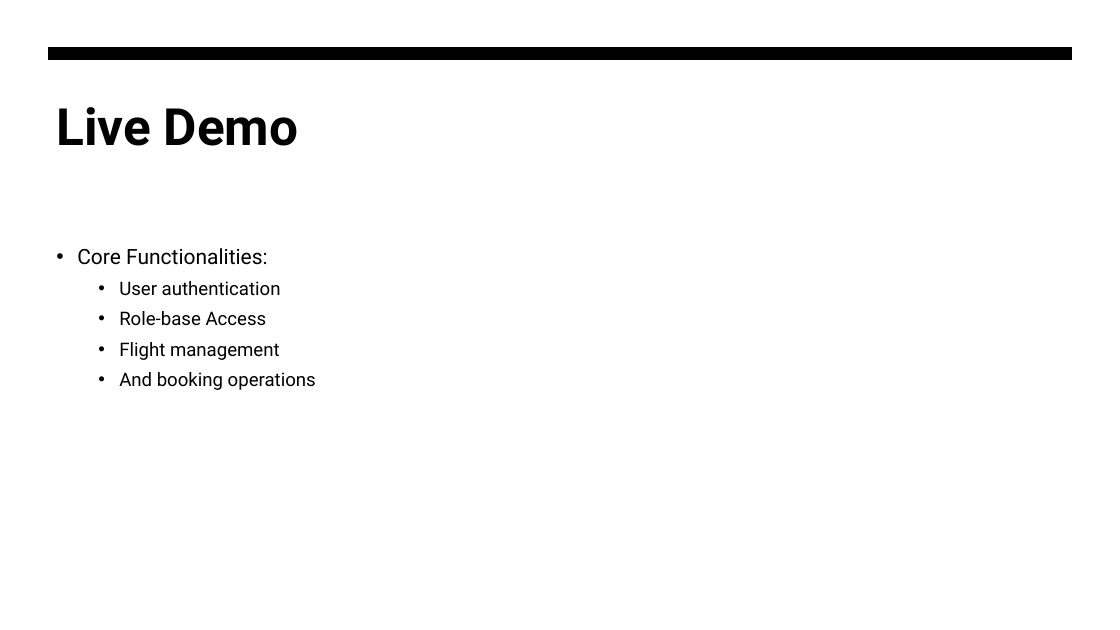
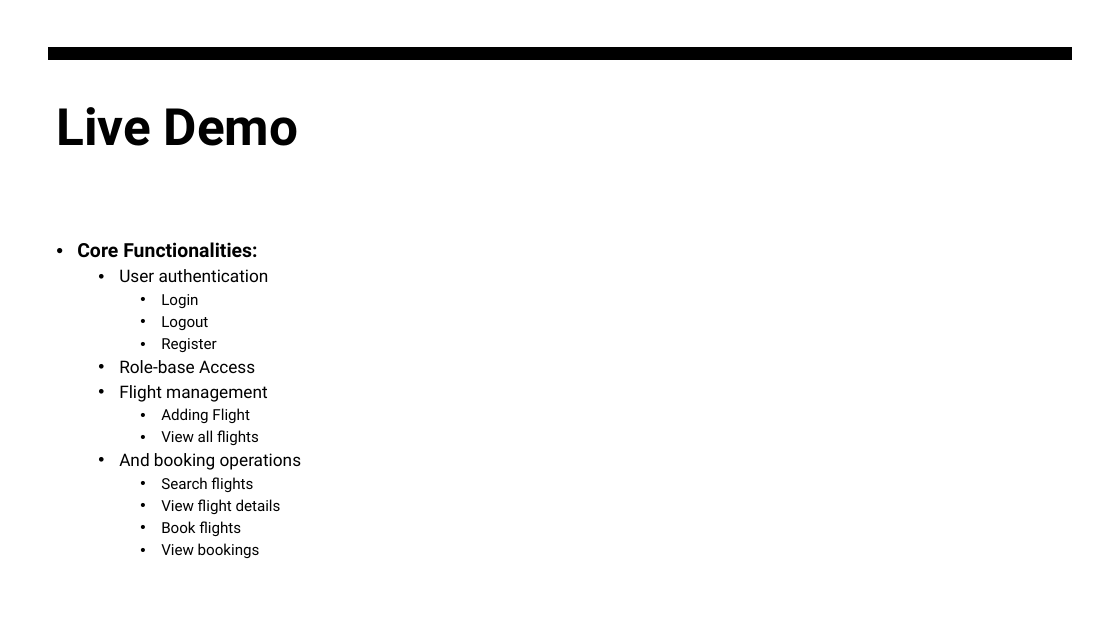
Before and after one commit to Ianieee36/ENSE706_Project, a slide deck: slide 8 of FBS_Presentation.pptx (slide 7 before the commit). Drawn at 1120x630 pixels with LibreOffice and Linux fonts; fonts in the diff are those of the drawing. Boxes give left, top, right and bottom in pixels: in the first picture for what was removed or moved away, otherwise in the second. Text is boxed around its words. In the diff, an @@ line names an element or a change of style, - is before the commit and + after.

```diff
--- a/FBS_Presentation.pptx
+++ b/FBS_Presentation.pptx
@@ text at [77, 242, 302, 470]: size 18 to 16.6 pt, bold on in "Core Functionalities:"; size 16 to 14.8 pt in "User authentication", "Role-base Access", "Flight management", "And booking operations"; line spacing 1.1 to 0.9 @@
@@ text at [161, 294, 216, 352]: paragraphs added @@
+    • Login
+    • Logout
+    • Register
@@ text at [161, 408, 259, 445]: paragraphs added @@
+    • Adding Flight
+    • View all flights
@@ text at [161, 477, 281, 558]: paragraphs added @@
+    • Search flights
+    • View flight details
+    • Book flights
+    • View bookings
```
Also in this commit, not shown: 3 other slides changed, 5 slides added, 3 slides removed, 1 other file.
